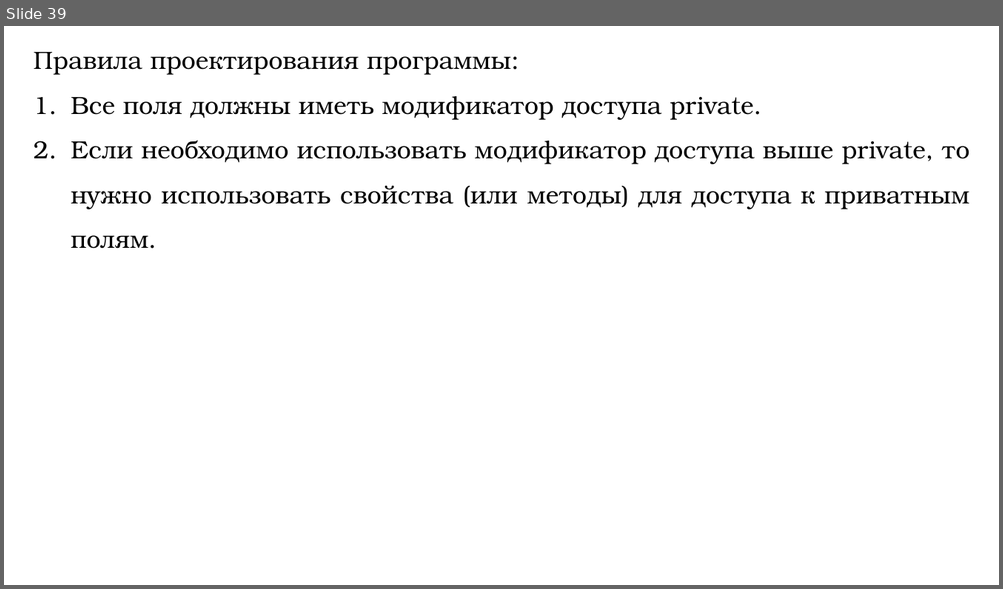
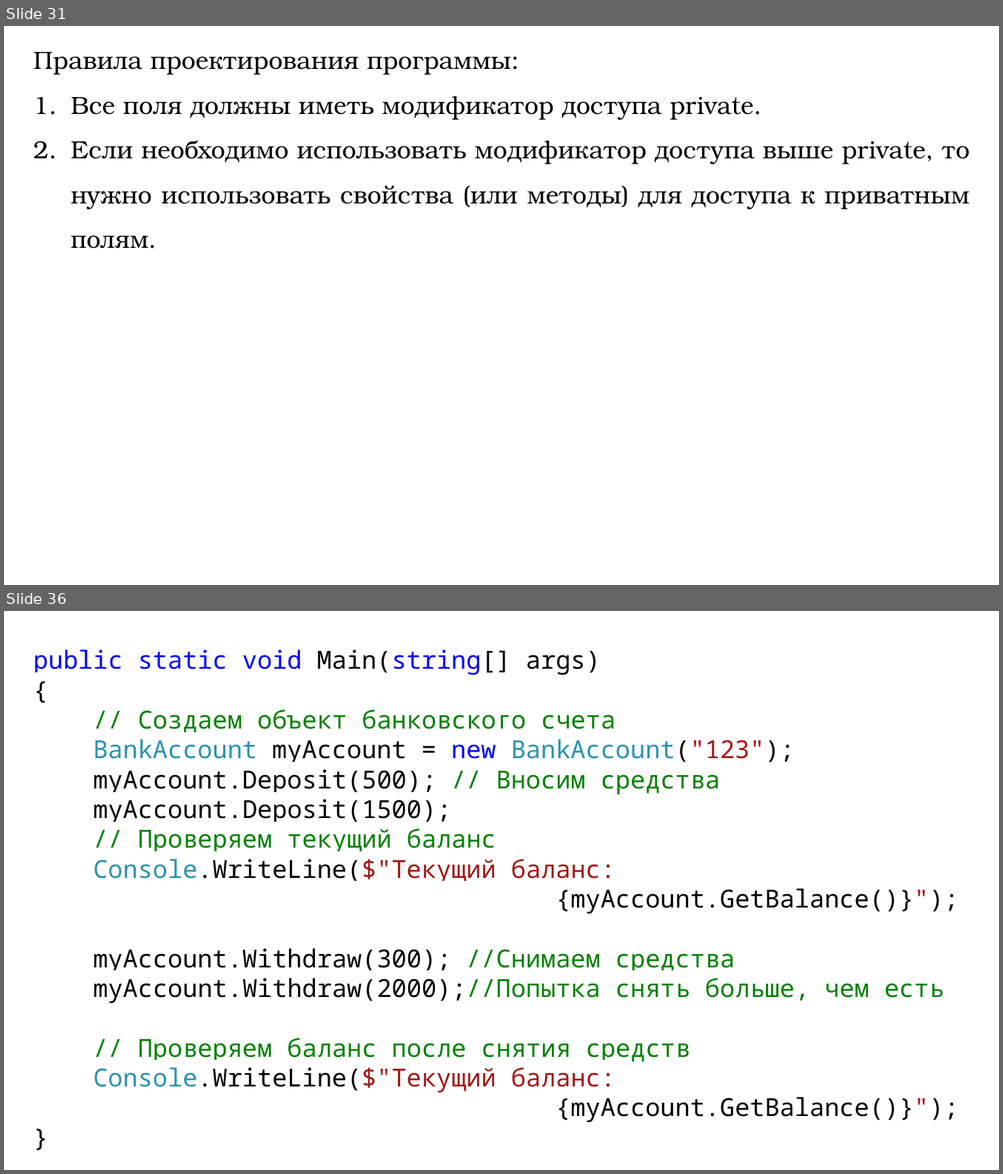
Before and after one commit to DaniilKlyukin/ITiP-2, a slide deck: Лекции/ИТиП 2 лек 2.pptx. Shown one above the other, each under a label of ours: slide 39 before the commit, slides 31 and 36 after it; the slides between them are not shown. The pictures are 1003x589 and 1003x1174 pixels, drawn with LibreOffice and Linux fonts; fonts in the diff are those of the drawing. Boxes give left, top, right and bottom in pixels: in the first picture for what was removed or moved away, otherwise in the second. Text is boxed around its words. In the diff, an @@ line names an element or a change of style, - is before the commit and + after.

```diff
--- a/Лекции/ИТиП 2 лек 2.pptx
+++ b/Лекции/ИТиП 2 лек 2.pptx
@@ slide 36 added at (x1=4, y1=611, x2=999, y2=1170), background #FFFFFF @@
@@ text added at (x1=34, y1=649, x2=959, y2=1123), 24 pt, text #000000 @@
+public static void Main(string[] args)
+{
+// Создаем объект банковского счета
+BankAccount myAccount = new BankAccount("123");
+myAccount.Deposit(500); // Вносим средства
+myAccount.Deposit(1500);
+// Проверяем текущий баланс
+Console.WriteLine($"Текущий баланс:
+{myAccount.GetBalance()}");
+myAccount.Withdraw(300); //Снимаем средства
+myAccount.Withdraw(2000);//Попытка снять больше, чем есть
+// Проверяем баланс после снятия средств
+Console.WriteLine($"Текущий баланс:
+{myAccount.GetBalance()}");
+}
@@ what was slide 39 is now slide 31 @@
```
Also in this commit, not shown: 2 slides changed, 13 other slides added, 17 slides removed, 6 other files.
